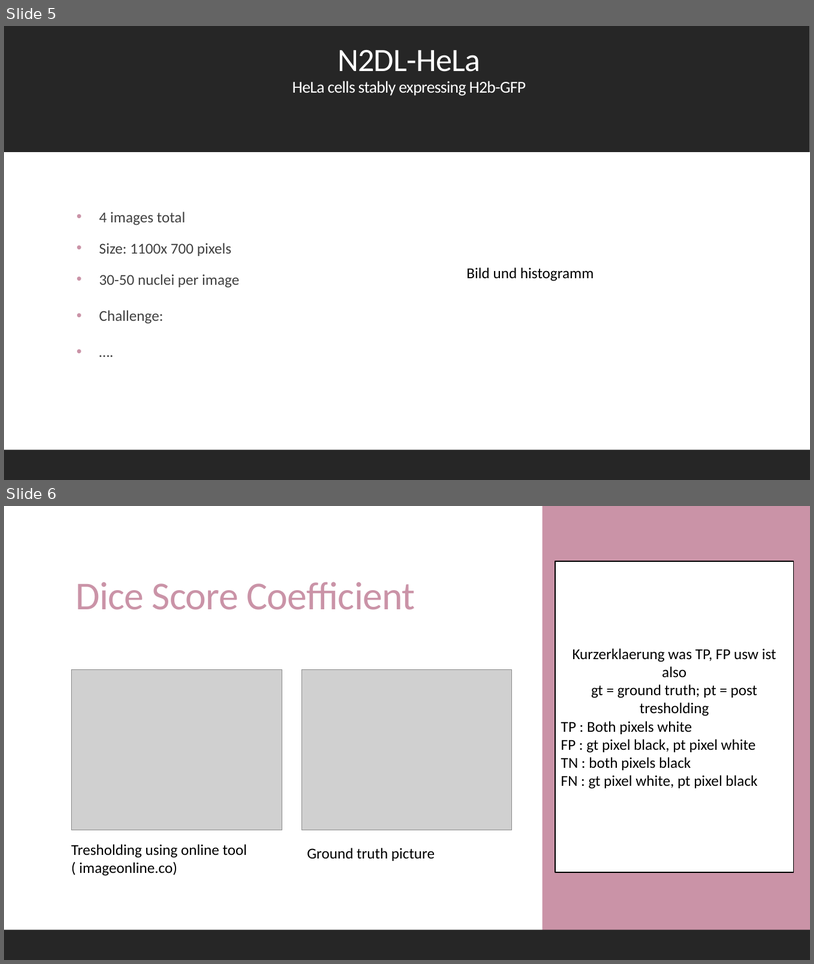
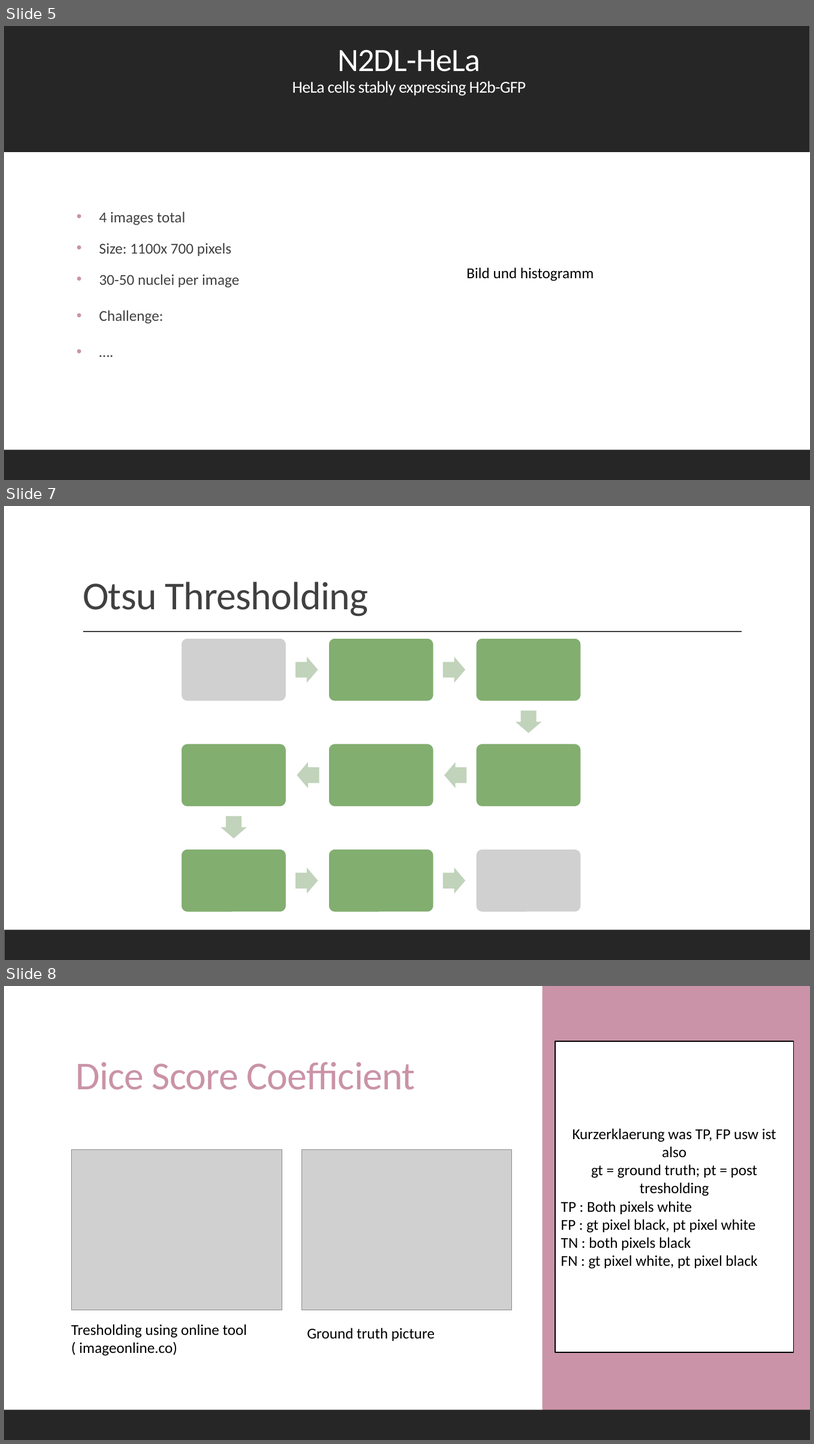
Before and after one commit to datascience-mobi-2022/2022-topic-01-team-04, a slide deck: presentation/layout.pptx. Shown one above the other, each under a label of ours: slides 5 and 6 before the commit, slides 5, 7 and 8 after it; the slides between them are not shown. The pictures are 814x964 and 814x1444 pixels, drawn with LibreOffice and Linux fonts; fonts in the diff are those of the drawing; grey boxes stand for pictures. Boxes give left, top, right and bottom in pixels: in the first picture for what was removed or moved away, otherwise in the second. Text is boxed around its words. In the diff, an @@ line names an element or a change of style, - is before the commit and + after.

```diff
--- a/presentation/layout.pptx
+++ b/presentation/layout.pptx
@@ slide 7 added at [4, 506, 810, 960], background #FFFFFF @@
@@ title added at [83, 582, 368, 616], 47 pt, text #404040 @@
+Otsu Thresholding
@@ line added from (83, 632) to (743, 632), #404040 1 pt @@
@@ group added at [181, 638, 582, 913]: 8 right arrows, 7 rounded rectangles, 2 pictures @@
@@ rectangle added at [4, 930, 810, 960], fill #262626 @@
@@ what was slide 6 is now slide 8 @@
```
Also in this commit, not shown: 1 other slide added.
